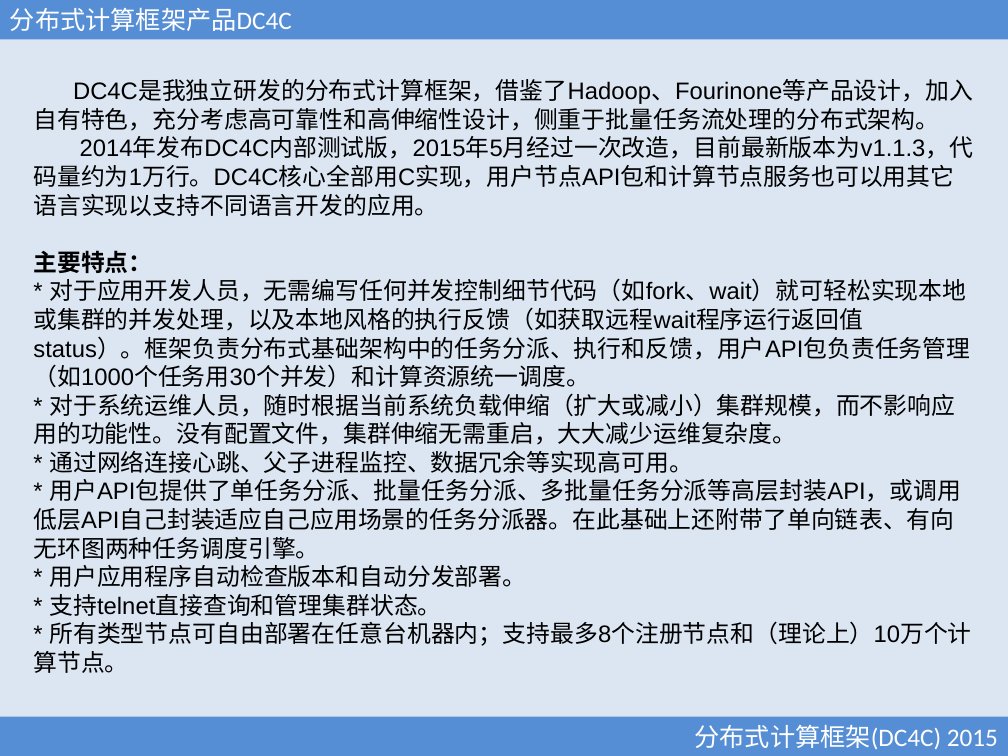
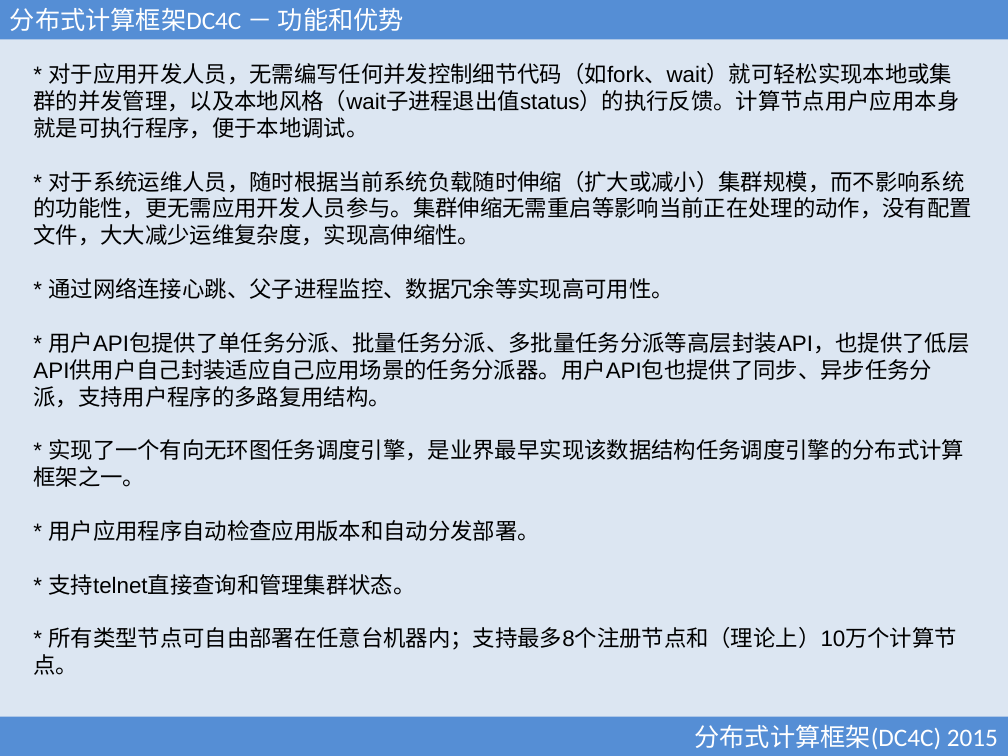
Before and after one commit to xubingyue/dc4c, a slide deck: slide 8 of doc/DC4C.ppt (slide 5 before the commit). Drawn at 1008x756 pixels with LibreOffice and Linux fonts; fonts in the diff are those of the drawing. Boxes give left, top, right and bottom in pixels: in the first picture for what was removed or moved away, otherwise in the second. Text is boxed around its words. In the diff, an @@ line names an element or a change of style, - is before the commit and + after.

```diff
--- a/doc/DC4C.ppt
+++ b/doc/DC4C.ppt
@@ text in rectangle at [10, 8, 404, 31]: text changed @@
-分布式计算框架产品DC4C
+分布式计算框架DC4C － 功能和优势
@@ text "* 对于应用开发人员，无需编写任何并发控制细节代码（如fork、wait）就可轻松实现本地或集群的并发管理，以及本地风格 ...": place and size @@
-text "* 对于应用开发人员，无需编写任何并发控制细节代码（如fork、wait）就可轻松实现本地或集群的并发管理，以及本地风格 ..." at [33, 80, 974, 673]
+text "* 对于应用开发人员，无需编写任何并发控制细节代码（如fork、wait）就可轻松实现本地或集群的并发管理，以及本地风格 ..." at [33, 63, 971, 675]
@@ text at [33, 63, 971, 541]: text changed; size 17 to 16 pt @@
-DC4C是我独立研发的分布式计算框架，借鉴了Hadoop、Fourinone等产品设计，加入自有特色，充分考虑高可靠性和高伸缩性设计，侧重于批量任务流处理的分布式架构。
-2014年发布DC4C内部测试版，2015年5月经过一次改造，目前最新版本为v1.1.3，代码量约为1万行。DC4C核心全部用C实现，用户节点API包和计算节点服务也可以用其它语言实现以支持不同语言开发的应用。
-主要特点：
-* 对于应用开发人员，无需编写任何并发控制细节代码（如fork、wait）就可轻松实现本地或集群的并发处理，以及本地风格的执行反馈（如获取远程wait程序运行返回值status）。框架负责分布式基础架构中的任务分派、执行和反馈，用户API包负责任务管理（如1000个任务用30个并发）和计算资源统一调度。
-* 对于系统运维人员，随时根据当前系统负载伸缩（扩大或减小）集群规模，而不影响应用的功能性。没有配置文件，集群伸缩无需重启，大大减少运维复杂度。
-* 通过网络连接心跳、父子进程监控、数据冗余等实现高可用。
-* 用户API包提供了单任务分派、批量任务分派、多批量任务分派等高层封装API，或调用低层API自己封装适应自己应用场景的任务分派器。在此基础上还附带了单向链表、有向无环图两种任务调度引擎。
-* 用户应用程序自动检查版本和自动分发部署。
+* 对于应用开发人员，无需编写任何并发控制细节代码（如fork、wait）就可轻松实现本地或集群的并发管理，以及本地风格（wait子进程退出值status）的执行反馈。计算节点用户应用本身就是可执行程序，便于本地调试。
+* 对于系统运维人员，随时根据当前系统负载随时伸缩（扩大或减小）集群规模，而不影响系统的功能性，更无需应用开发人员参与。集群伸缩无需重启等影响当前正在处理的动作，没有配置文件，大大减少运维复杂度，实现高伸缩性。
+* 通过网络连接心跳、父子进程监控、数据冗余等实现高可用性。
+* 用户API包提供了单任务分派、批量任务分派、多批量任务分派等高层封装API，也提供了低层API供用户自己封装适应自己应用场景的任务分派器。用户API包也提供了同步、异步任务分派，支持用户程序的多路复用结构。
+* 实现了一个有向无环图任务调度引擎，是业界最早实现该数据结构任务调度引擎的分布式计算框架之一。
+* 用户应用程序自动检查应用版本和自动分发部署。
@@ text at [33, 574, 957, 675]: size 17 to 16 pt in "* 支持telnet直接查询和管理集群状态。", "* 所有类型节点可自由部署在任意台机器内；支持最多8个注册节点和（理论上）10万个计算节点。" @@
```
Also in this commit, not shown: 10 other slides changed, 4 slides added, 14 other files.
